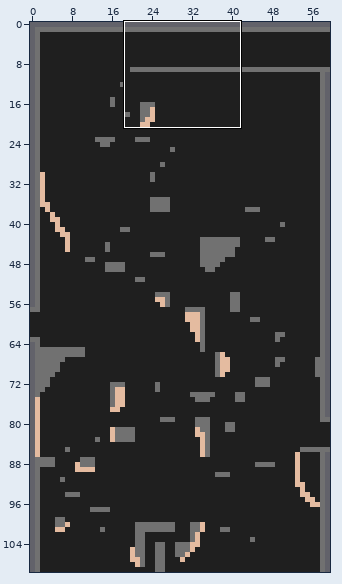
Level history. Tiled map (JSON): assets/tiled/rooms/basement_abyss-climb.json. The first picture is a wide view before the edit; the outline marks the close-up.
Close-up. Before:
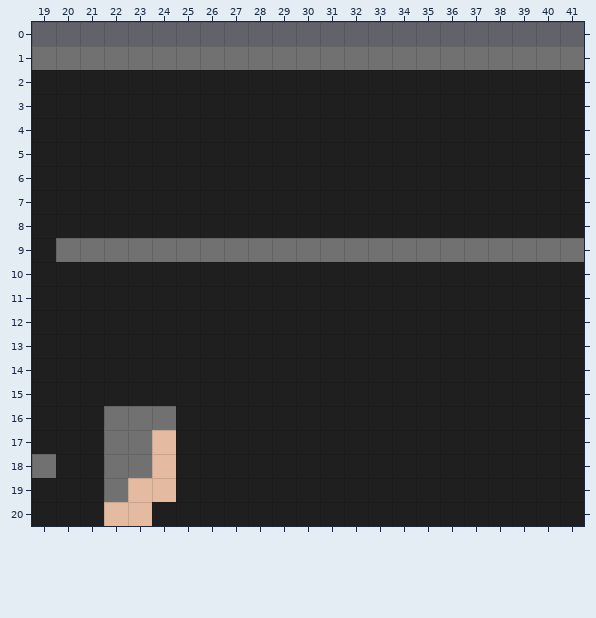
Cells are 24x24 px. Shown: x 19..41, y 0..20. The commit also changed other parts of the map, which this record leaves out.
The result:
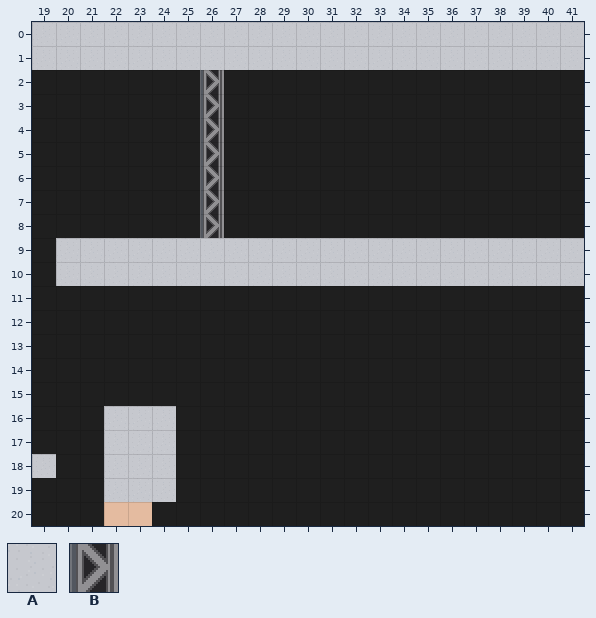
Key: from "other": A 1, B 3 turned 90.
_ is an empty cell.
Tiles of an added or newly shown layer are drawn over the layers below it.
The commit says: add walls/floors to every room
The exact change:
Layer "doors" (now shown):
Tile B now appears in rows 2 to 8 at x 26.
Layer "floors" (now shown):
Tile A now appears in rows 0 to 1 at x 19 to 41; in rows 9 to 10 at x 20 to 41; in rows 16 to 17 at x 22 to 24; in row 18 at x 19 and 22 to 24; in row 19 at x 22 to 24.
Where, in picture pixels (left, top, right, bottom), the same in both close-ups:
added: (32, 22, 584, 286)
added: (104, 406, 176, 502)
added: (32, 454, 56, 478)
